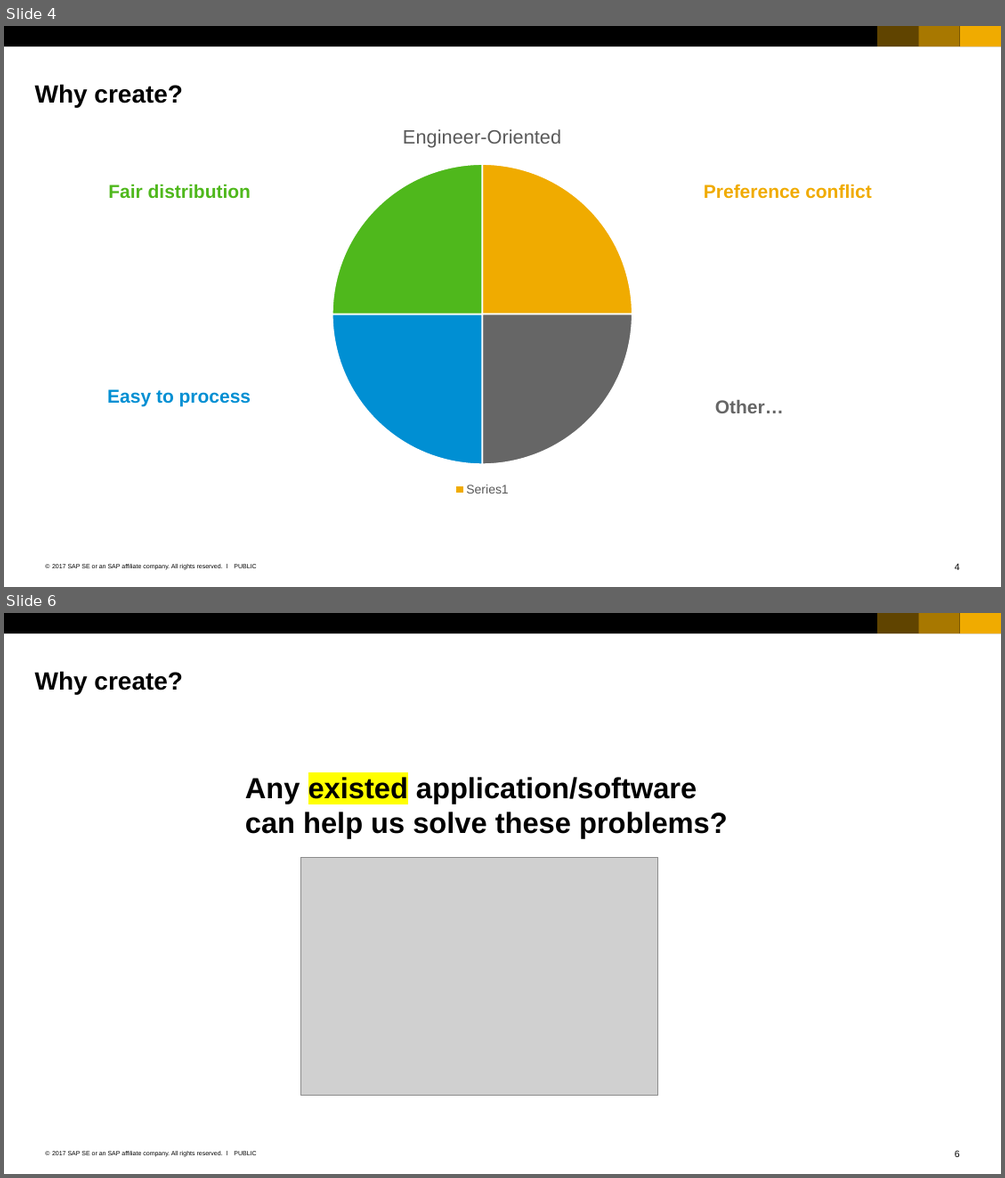
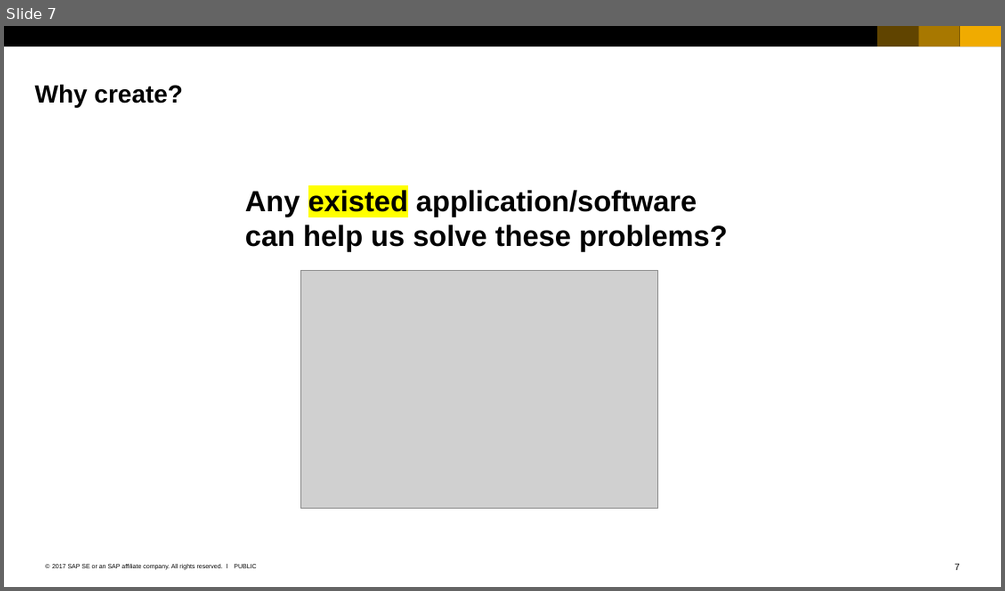
Before and after one commit to qianyilun/workload-calculator, a slide deck: SAP_2017_16x9_black_and_white.pptx. Shown one above the other, each under a label of ours: slides 4 and 6 before the commit, slide 7 after it; the slides between them are not shown. The pictures are 1005x1178 and 1005x591 pixels, drawn with LibreOffice and Linux fonts; fonts in the diff are those of the drawing; grey boxes stand for pictures. Boxes give left, top, right and bottom in pixels: in the first picture for what was removed or moved away, otherwise in the second. Text is boxed around its words. In the diff, an @@ line names an element or a change of style, - is before the commit and + after.

```diff
--- a/SAP_2017_16x9_black_and_white.pptx
+++ b/SAP_2017_16x9_black_and_white.pptx
@@ slide 4 removed at (4,26,1001,587), background #FFFFFF; not listed: 7 template elements that a slide beside it also shows @@
@@ title removed at (35,84,183,107) @@
-Why create?
@@ pie chart removed at (189,108,775,499) @@
-title "Engineer-Oriented"
-categories: , , , 
-Engineer-Oriented: 25, 25, 25, 25
@@ text removed at (108,184,251,199) @@
-Fair distribution
@@ text removed at (704,184,872,199) @@
-Preference conflict
@@ text removed at (107,389,251,406) @@
-Easy to process
@@ text removed at (715,400,784,413) @@
-Other…
@@ what was slide 6 is now slide 7 @@
@@ page number at (955,563,960,570): text changed @@
-6
+7
```
Also in this commit, not shown: 6 slides changed, 3 slides added, 16 other slides removed.
